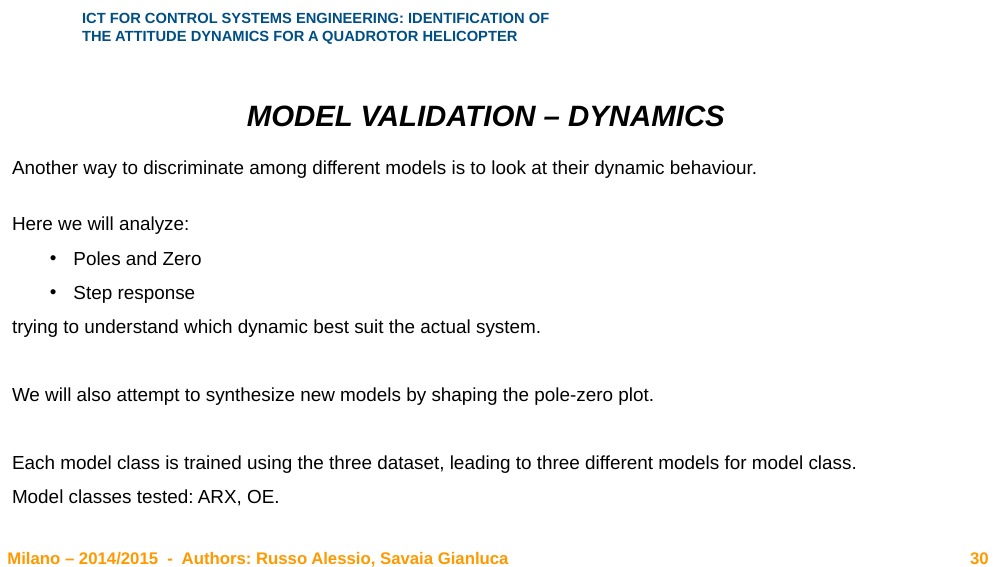
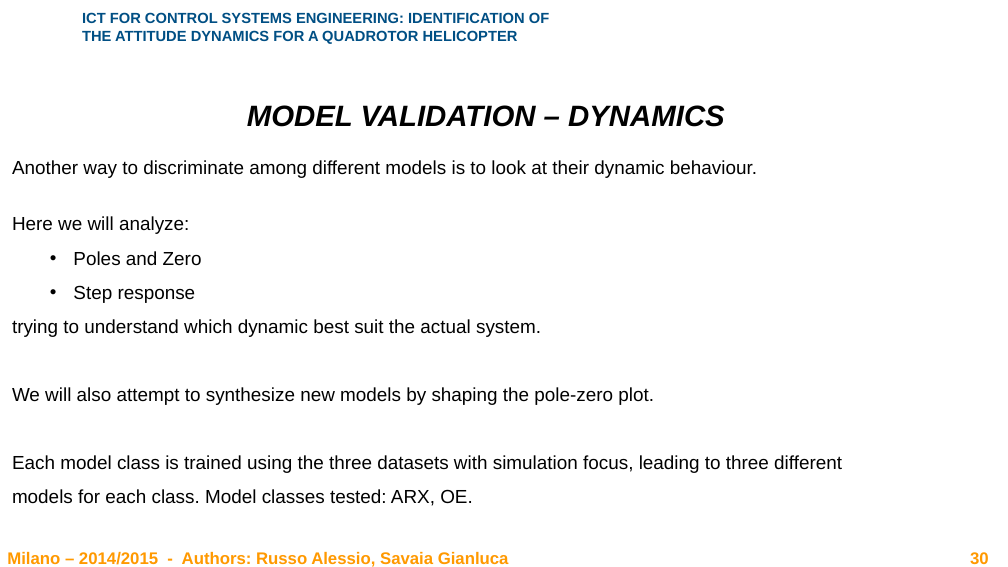
Before and after one commit to rssalessio/BlackBox-Quadrotor-Identification, a slide deck: slide 30 of report/Report.pptx. Drawn at 1008x567 pixels with LibreOffice and Linux fonts; fonts in the diff are those of the drawing; background and template pictures are left out. Boxes give left, top, right and bottom in pixels: in the first picture for what was removed or moved away, otherwise in the second. Text is boxed around its words. In the diff, an @@ line names an element or a change of style, - is before the commit and + after.

```diff
--- a/report/Report.pptx
+++ b/report/Report.pptx
@@ text at <box>12,455,842,506</box>: text changed @@
-Each model class is trained using the three dataset, leading to three different models for model class.
-Model classes tested: ARX, OE.
+Each model class is trained using the three datasets with simulation focus, leading to three different
+models for each class. Model classes tested: ARX, OE.
```
Also in this commit, not shown: 1 other slide changed, 11 other files.
